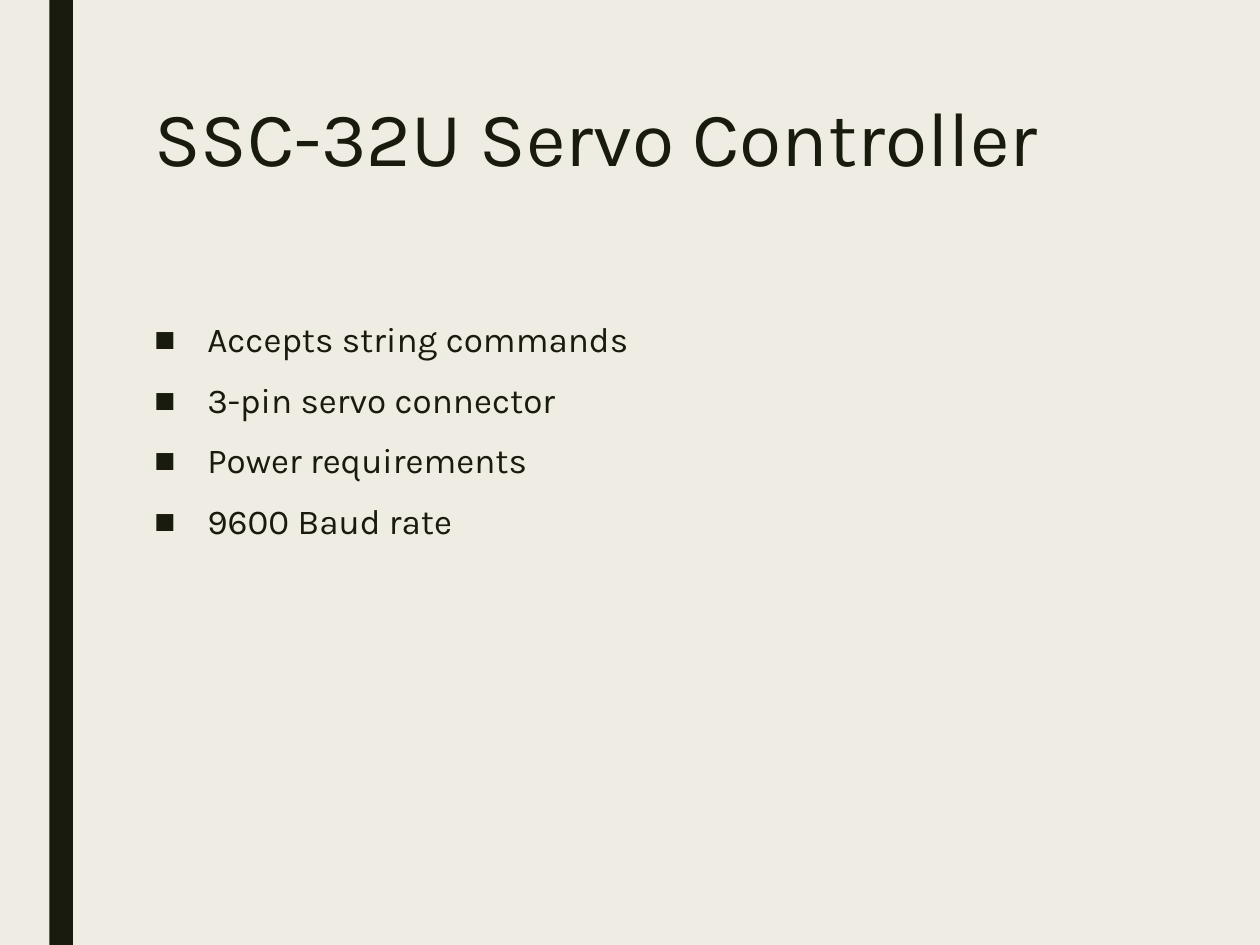
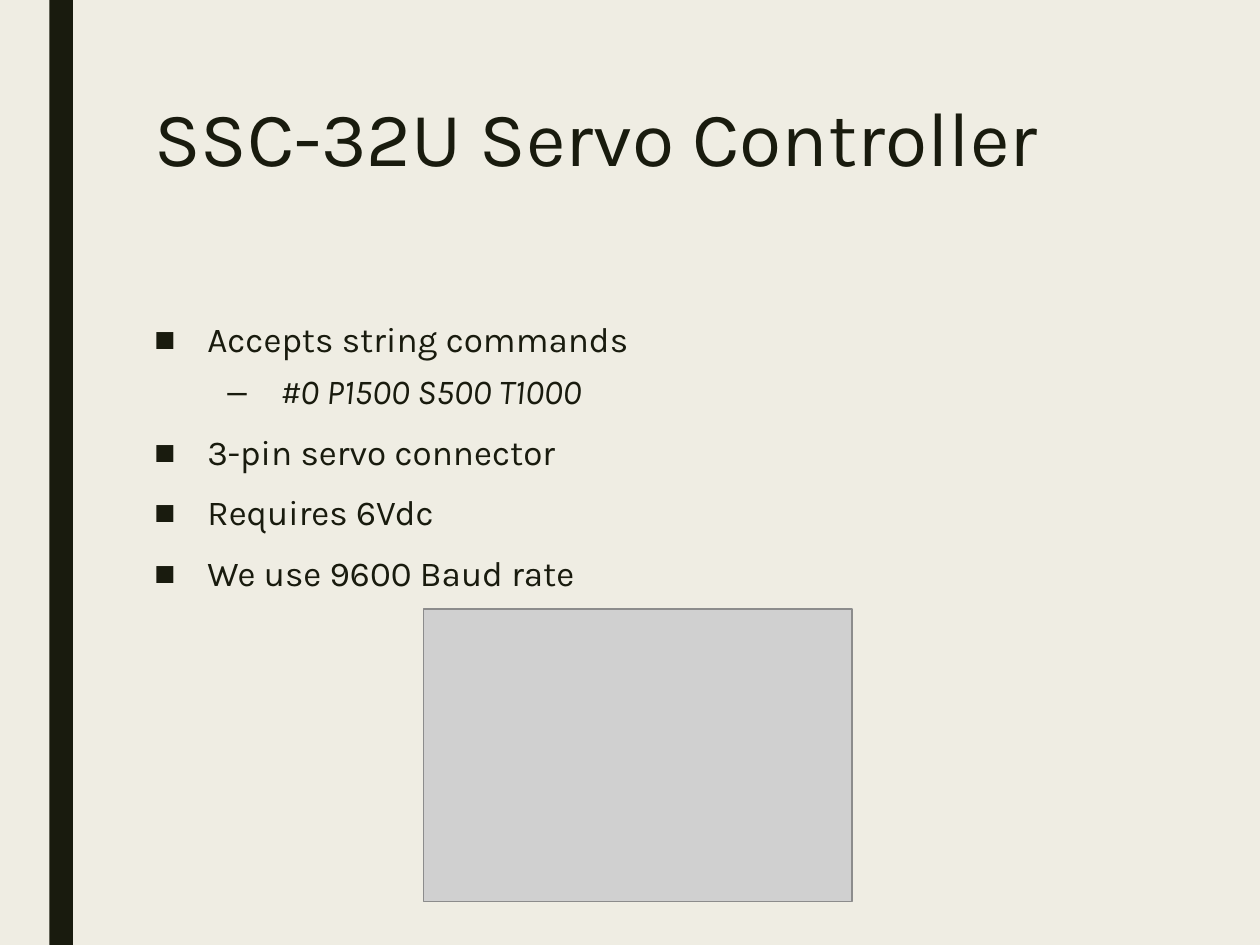
Before and after one commit to StormWulf/Mobile-Motion-Tracking-Robot-Arm, a slide deck: slide 6 of Documents/Presentation/Presentation_MobileMotionTrackingRobotArm.pptx. Drawn at 1260x945 pixels with LibreOffice and Linux fonts; fonts in the diff are those of the drawing; grey boxes stand for pictures. Boxes give left, top, right and bottom in pixels: in the first picture for what was removed or moved away, otherwise in the second. Text is boxed around its words. In the diff, an @@ line names an element or a change of style, - is before the commit and + after.

```diff
--- a/Documents/Presentation/Presentation_MobileMotionTrackingRobotArm.pptx
+++ b/Documents/Presentation/Presentation_MobileMotionTrackingRobotArm.pptx
@@ text at (280,381,581,405): paragraph added @@
+  – #0 P1500 S500 T1000
@@ text at (207,501,574,587): text changed @@
-■ Power requirements
-■ 9600 Baud rate
+■ Requires 6Vdc
+■ We use 9600 Baud rate
@@ picture added at (423,609,852,901) @@
```
Also in this commit, not shown: 7 other slides changed, 1 slide added, 1 slide removed.
